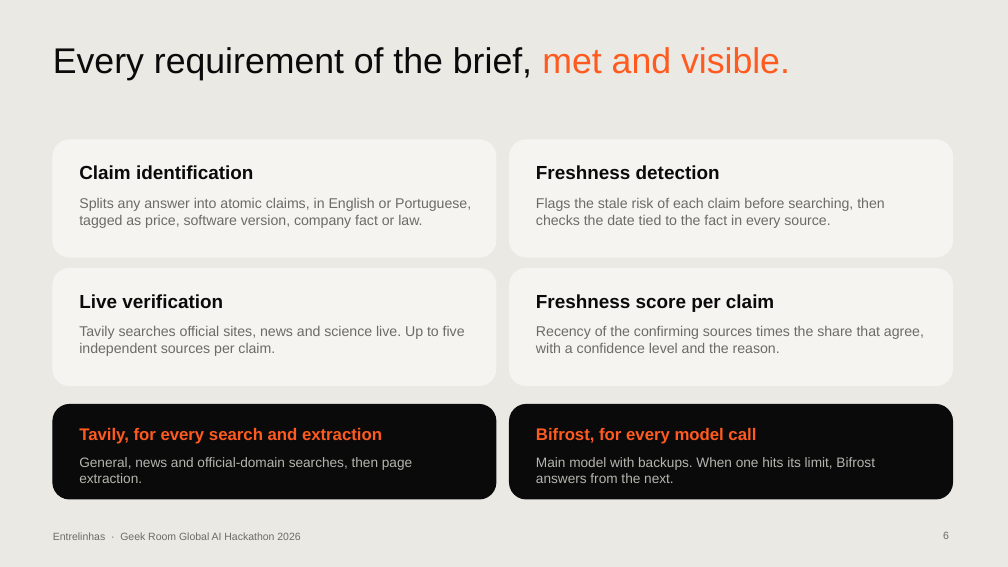
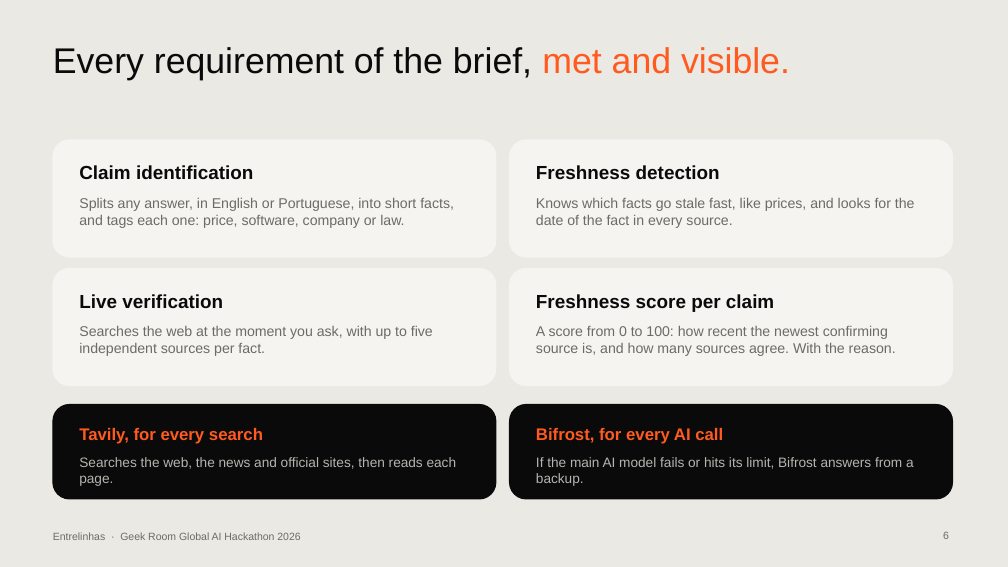
Before and after one commit to contatoalicecandido-lab/entrelinhas, a slide deck: slide 6 of submission/Entrelinhas_Pitch_Deck.pptx. Drawn at 1008x567 pixels with LibreOffice and Linux fonts; fonts in the diff are those of the drawing. Boxes give left, top, right and bottom in pixels: in the first picture for what was removed or moved away, otherwise in the second. Text is boxed around its words. In the diff, an @@ line names an element or a change of style, - is before the commit and + after.

```diff
--- a/submission/Entrelinhas_Pitch_Deck.pptx
+++ b/submission/Entrelinhas_Pitch_Deck.pptx
@@ text at bbox=[79, 198, 454, 228]: text changed @@
-Splits any answer into atomic claims, in English or Portuguese, tagged as price, software version, company fact or law.
+Splits any answer, in English or Portuguese, into short facts, and tags each one: price, software, company or law.
@@ text at bbox=[536, 198, 915, 228]: text changed @@
-Flags the stale risk of each claim before searching, then checks the date tied to the fact in every source.
+Knows which facts go stale fast, like prices, and looks for the date of the fact in every source.
@@ text at bbox=[79, 326, 433, 356]: text changed @@
-Tavily searches official sites, news and science live. Up to five independent sources per claim.
+Searches the web at the moment you ask, with up to five independent sources per fact.
@@ text at bbox=[536, 326, 896, 356]: text changed @@
-Recency of the confirming sources times the share that agree, with a confidence level and the reason.
+A score from 0 to 100: how recent the newest confirming source is, and how many sources agree. With the reason.
@@ text at bbox=[79, 428, 263, 444]: text changed @@
-Tavily, for every search and extraction
+Tavily, for every search
@@ text at bbox=[536, 428, 723, 444]: text changed @@
-Bifrost, for every model call
+Bifrost, for every AI call
@@ text at bbox=[79, 457, 457, 486]: text changed @@
-General, news and official-domain searches, then page extraction.
+Searches the web, the news and official sites, then reads each page.
@@ text at bbox=[536, 457, 914, 486]: text changed @@
-Main model with backups. When one hits its limit, Bifrost answers from the next.
+If the main AI model fails or hits its limit, Bifrost answers from a backup.
```
Also in this commit, not shown: 13 other slides changed.
